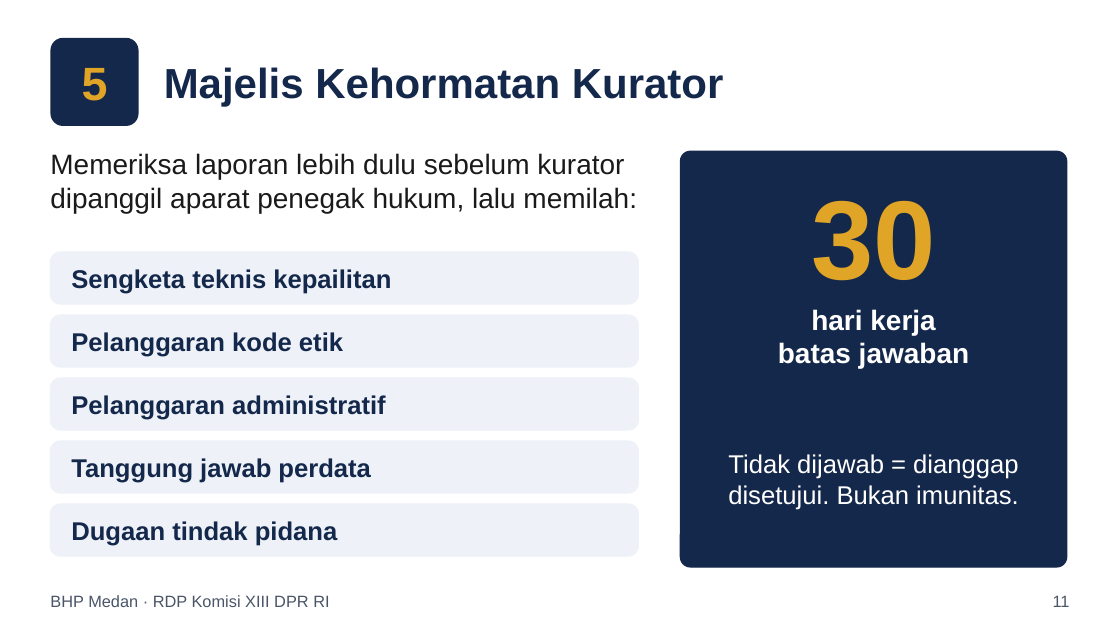
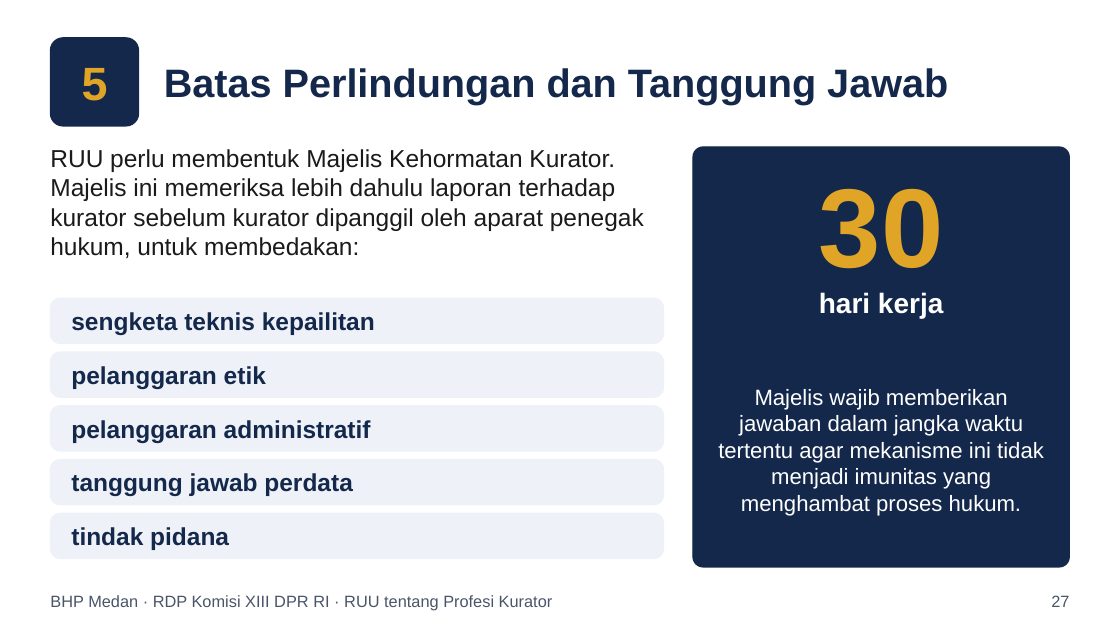
Before and after one commit to artheralawfirm-cloud/SAPAWALI, a slide deck: slide 27 of presentasi/Paparan_BHP_Medan_RUU_Profesi_Kurator.pptx (slide 11 before the commit). Drawn at 1120x630 pixels with LibreOffice and Linux fonts; fonts in the diff are those of the drawing. Boxes give left, top, right and bottom in pixels: in the first picture for what was removed or moved away, otherwise in the second. Text is boxed around its words. In the diff, an @@ line names an element or a change of style, - is before the commit and + after.

```diff
--- a/presentasi/Paparan_BHP_Medan_RUU_Profesi_Kurator.pptx
+++ b/presentasi/Paparan_BHP_Medan_RUU_Profesi_Kurator.pptx
@@ text at [164,68,948,105]: text changed; size 36 to 34 pt @@
-Majelis Kehormatan Kurator
+Batas Perlindungan dan Tanggung Jawab
@@ text at [50,149,644,258]: text changed; size 24 to 21 pt @@
-Memeriksa laporan lebih dulu sebelum kurator dipanggil aparat penegak hukum, lalu memilah:
+RUU perlu membentuk Majelis Kehormatan Kurator. Majelis ini memeriksa lebih dahulu laporan terhadap kurator sebelum kurator dipanggil oleh aparat penegak hukum, untuk membedakan:
@@ rounded rectangle: place and size @@
-rounded rectangle at [681,151,1067,567]
+rounded rectangle at [693,147,1070,567]
@@ text "30": place and size @@
-text "30" at [811,201,936,281]
+text "30" at [819,189,944,269]
@@ proportions changed in 6 elements at [693,147,1070,567], [50,513,664,559], [50,460,664,505], [50,406,664,451], [50,352,664,397], [50,298,664,344] @@
@@ rounded rectangle: place and size @@
-rounded rectangle at [50,252,639,304]
+rounded rectangle at [50,298,664,344]
@@ text "hari kerja": place and size @@
-text "hari kerja" at [778,309,969,369]
+text "hari kerja" at [819,292,943,318]
@@ text at [71,312,375,335]: text changed; size 22 to 21 pt @@
-Sengketa teknis kepailitan
+sengketa teknis kepailitan
@@ rounded rectangle: place and size @@
-rounded rectangle at [50,315,639,367]
+rounded rectangle at [50,352,664,397]
@@ text at [778,342,969,369]: paragraph removed @@
-batas jawaban
@@ text at [71,366,266,389]: text changed; size 22 to 21 pt @@
-Pelanggaran kode etik
+pelanggaran etik
@@ text at [718,389,1044,516]: text changed; size 22 to 19 pt @@
-Tidak dijawab = dianggap disetujui. Bukan imunitas.
+Majelis wajib memberikan jawaban dalam jangka waktu tertentu agar mekanisme ini tidak menjadi imunitas yang menghambat proses hukum.
@@ rounded rectangle: place and size @@
-rounded rectangle at [50,378,639,430]
+rounded rectangle at [50,406,664,451]
@@ text at [71,420,371,443]: text changed; size 22 to 21 pt @@
-Pelanggaran administratif
+pelanggaran administratif
@@ rounded rectangle: place and size @@
-rounded rectangle at [50,441,639,493]
+rounded rectangle at [50,460,664,505]
@@ text at [71,473,352,496]: text changed; size 22 to 21 pt @@
-Tanggung jawab perdata
+tanggung jawab perdata
@@ rounded rectangle: place and size @@
-rounded rectangle at [50,504,639,556]
+rounded rectangle at [50,513,664,559]
@@ text at [71,527,229,550]: text changed; size 22 to 21 pt @@
-Dugaan tindak pidana
+tindak pidana
@@ text at [50,595,553,611]: text changed @@
-BHP Medan · RDP Komisi XIII DPR RI
+BHP Medan · RDP Komisi XIII DPR RI · RUU tentang Profesi Kurator
@@ text at [1051,595,1069,607]: text changed @@
-11
+27
```
Also in this commit, not shown: 7 other slides changed, 40 slides added, 9 slides removed, 7 other files.
